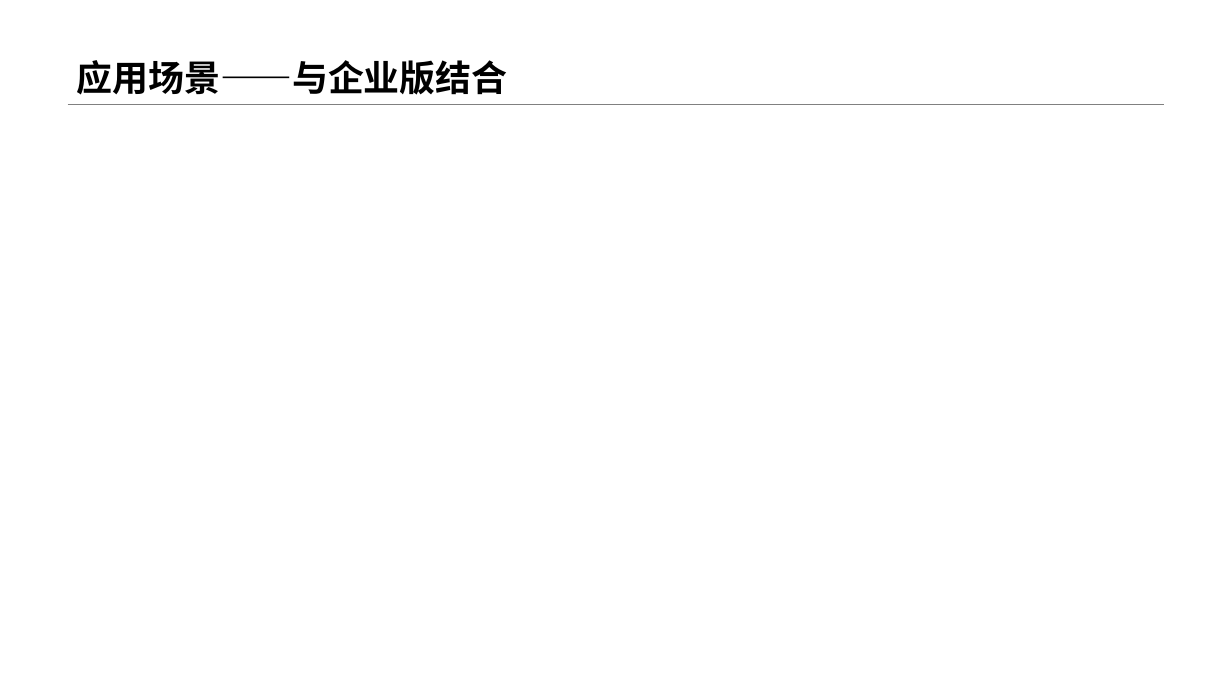
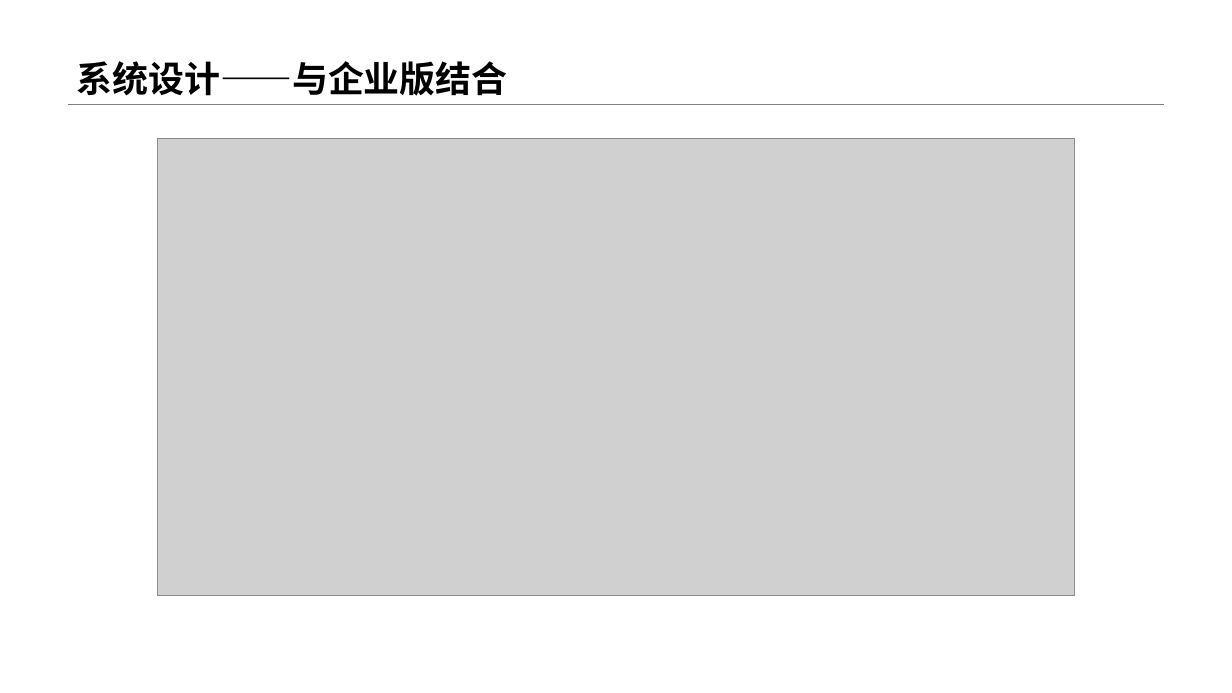
Before and after one commit to Anemone95/MLDetectVuln, a slide deck: slide 14 of 开题/基于深度学习的漏洞扫描系统.pptx (slide 15 before the commit). Drawn at 1232x693 pixels with LibreOffice and Linux fonts; fonts in the diff are those of the drawing; grey boxes stand for pictures. Boxes give left, top, right and bottom in pixels: in the first picture for what was removed or moved away, otherwise in the second. Text is boxed around its words. In the diff, an @@ line names an element or a change of style, - is before the commit and + after.

```diff
--- a/开题/基于深度学习的漏洞扫描系统.pptx
+++ b/开题/基于深度学习的漏洞扫描系统.pptx
@@ title at (77,61,508,96): text changed @@
-应用场景——与企业版结合
+系统设计——与企业版结合
@@ picture added at (157,139,1075,596) @@
```
Also in this commit, not shown: 7 other slides changed, 10 slides added, 3 slides removed, 1 other file.
